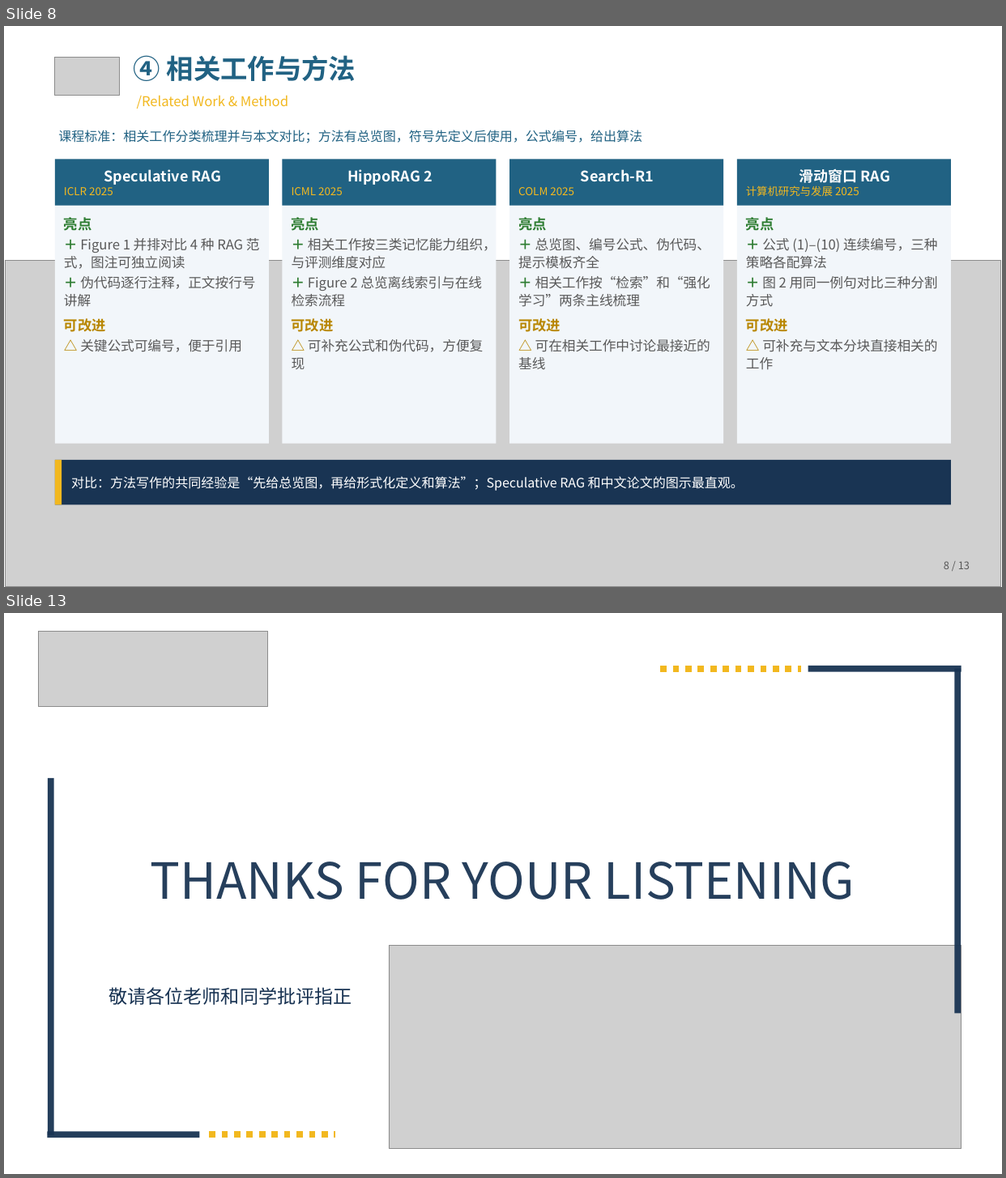
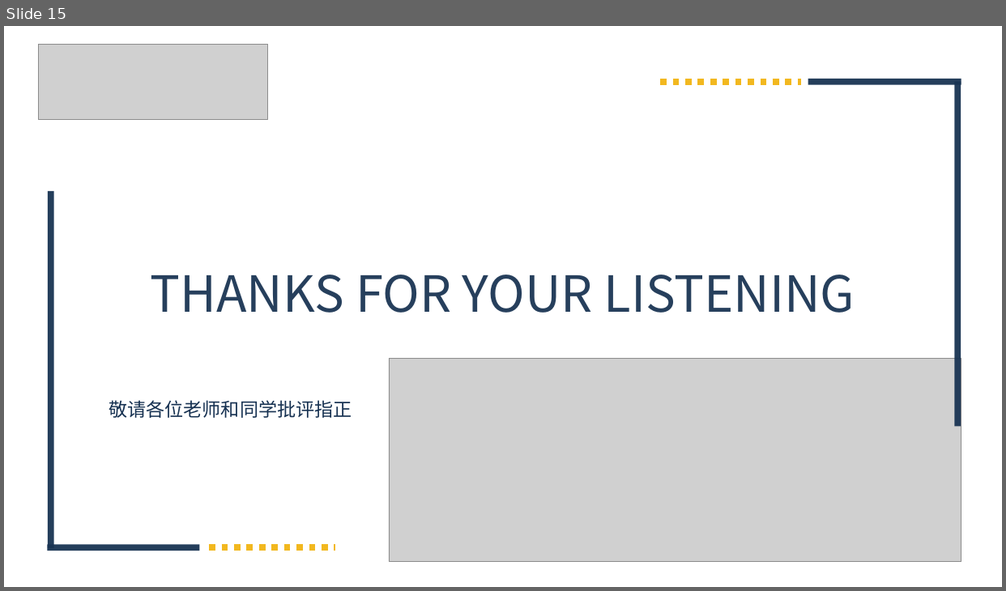
Before and after one commit to obiyeuy/tmp, a slide deck: 学术论文研读与写作规范分析-课堂研讨.pptx. Shown one above the other, each under a label of ours: slides 8 and 13 before the commit, slide 15 after it; the slides between them are not shown. The pictures are 1006x1178 and 1006x591 pixels, drawn with LibreOffice and Linux fonts; fonts in the diff are those of the drawing; grey boxes stand for pictures; background and template pictures are left out. Boxes give left, top, right and bottom in pixels: in the first picture for what was removed or moved away, otherwise in the second. Text is boxed around its words. In the diff, an @@ line names an element or a change of style, - is before the commit and + after.

```diff
--- a/学术论文研读与写作规范分析-课堂研讨.pptx
+++ b/学术论文研读与写作规范分析-课堂研讨.pptx
@@ slide 8 removed at (x1=4, y1=26, x2=1002, y2=587), background #FFFFFF @@
@@ picture removed at (x1=55, y1=58, x2=119, y2=96) @@
@@ text removed at (x1=134, y1=55, x2=356, y2=81) @@
-④ 相关工作与方法
@@ text removed at (x1=137, y1=95, x2=288, y2=109) @@
-/Related Work & Method
@@ text removed at (x1=58, y1=130, x2=642, y2=143) @@
-课程标准：相关工作分类梳理并与本文对比；方法有总览图，符号先定义后使用，公式编号，给出算法
@@ rectangle removed at (x1=55, y1=160, x2=269, y2=444) @@
@@ rectangle removed at (x1=55, y1=160, x2=269, y2=206) @@
-Speculative RAG
-ICLR 2025
@@ rectangle removed at (x1=283, y1=160, x2=496, y2=444) @@
@@ rectangle removed at (x1=283, y1=160, x2=496, y2=206) @@
-HippoRAG 2
-ICML 2025
@@ rectangle removed at (x1=509, y1=160, x2=723, y2=444) @@
@@ rectangle removed at (x1=509, y1=160, x2=723, y2=206) @@
-Search-R1
-COLM 2025
@@ rectangle removed at (x1=737, y1=160, x2=951, y2=444) @@
@@ rectangle removed at (x1=737, y1=160, x2=951, y2=206) @@
-滑动窗口 RAG
-计算机研究与发展 2025
@@ text removed at (x1=64, y1=217, x2=260, y2=352) @@
-亮点
-＋ Figure 1 并排对比 4 种 RAG 范式，图注可独立阅读
-＋ 伪代码逐行注释，正文按行号讲解
-可改进
-△ 关键公式可编号，便于引用
@@ text removed at (x1=292, y1=217, x2=496, y2=369) @@
-亮点
-＋ 相关工作按三类记忆能力组织，与评测维度对应
-＋ Figure 2 总览离线索引与在线检索流程
-可改进
-△ 可补充公式和伪代码，方便复现
@@ text removed at (x1=518, y1=217, x2=710, y2=369) @@
-亮点
-＋ 总览图、编号公式、伪代码、提示模板齐全
-＋ 相关工作按“检索”和“强化学习”两条主线梳理
-可改进
-△ 可在相关工作中讨论最接近的基线
@@ text removed at (x1=746, y1=217, x2=938, y2=370) @@
-亮点
-＋ 公式 (1)–(10) 连续编号，三种策略各配算法
-＋ 图 2 用同一例句对比三种分割方式
-可改进
-△ 可补充与文本分块直接相关的工作
@@ picture removed at (x1=6, y1=260, x2=1001, y2=587) @@
@@ rectangle removed at (x1=55, y1=460, x2=951, y2=506) @@
-对比：方法写作的共同经验是“先给总览图，再给形式化定义和算法”；Speculative RAG 和中文论文的图示最直观。
@@ rectangle removed at (x1=55, y1=460, x2=62, y2=506) @@
@@ text removed at (x1=944, y1=561, x2=970, y2=570) @@
-8 / 13
@@ what was slide 13 is now slide 15 @@
```
Also in this commit, not shown: 2 slides changed, 11 slides added, 8 other slides removed.
